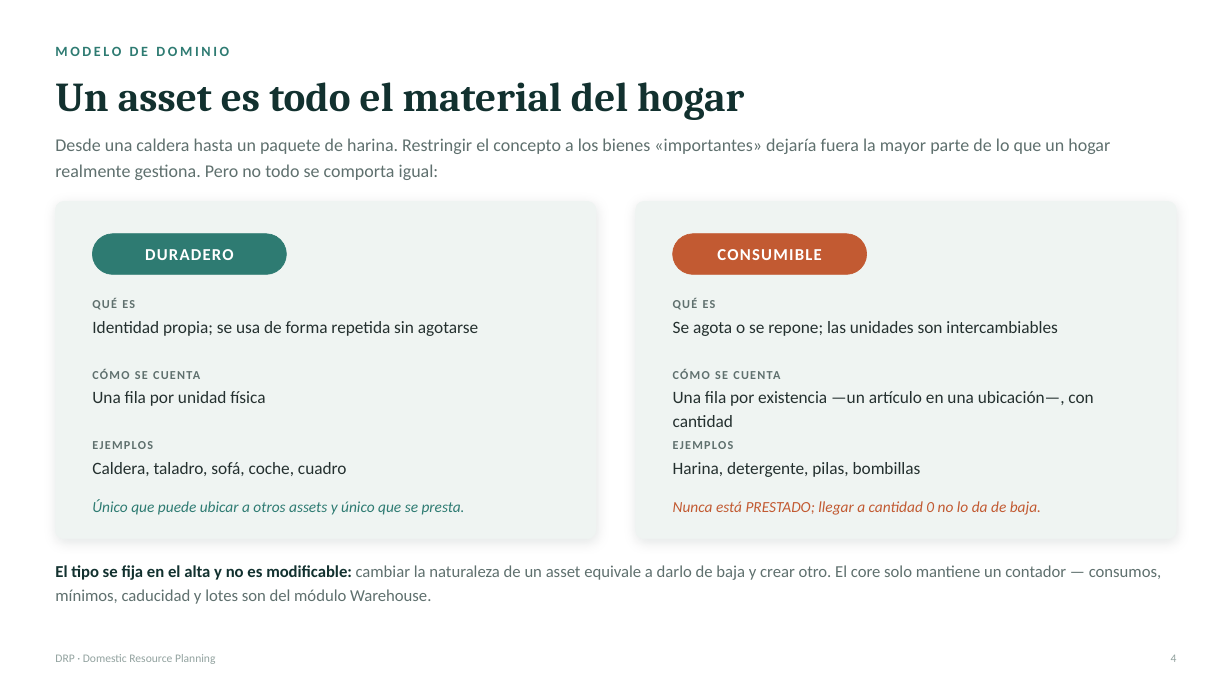
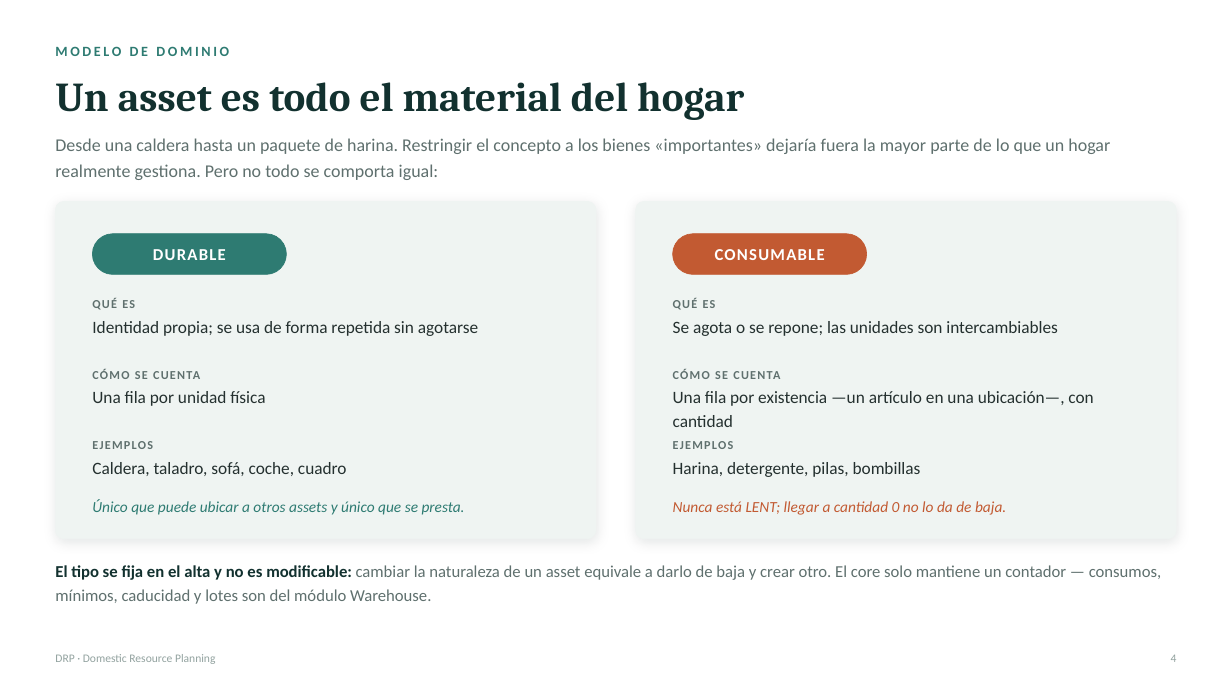
Before and after one commit to kikescribano/domestic_resource_planning, a slide deck: slide 5 of docs/common/marketing/DRP-resumen.pptx. Drawn at 1232x693 pixels with LibreOffice and Linux fonts; fonts in the diff are those of the drawing. Boxes give left, top, right and bottom in pixels: in the first picture for what was removed or moved away, otherwise in the second. Text is boxed around its words. In the diff, an @@ line names an element or a change of style, - is before the commit and + after.

```diff
--- a/docs/common/marketing/DRP-resumen.pptx
+++ b/docs/common/marketing/DRP-resumen.pptx
@@ text at box(153, 249, 226, 260): text changed @@
-DURADERO
+DURABLE
@@ text at box(715, 249, 825, 260): text changed @@
-CONSUMIBLE
+CONSUMABLE
@@ text at box(673, 501, 1006, 515): text changed @@
-Nunca está PRESTADO; llegar a cantidad 0 no lo da de baja.
+Nunca está LENT; llegar a cantidad 0 no lo da de baja.
```
Also in this commit, not shown: 7 other slides changed, 1 other file.
